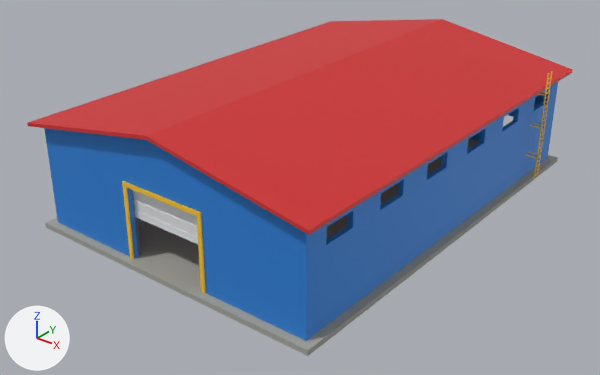
Before and after pictures for a commit that changed the glTF model warehouse-model/warehouse.glb.
Before and after are seen from a 50 mm lens placed at (27.9, -37.1, 22.4), pointed at (-0.1, -2.0, 0.7). The lights are fixed; the arrows at lower left show +X, +Y and +Z. The first picture is the older version. Where no turn or scale is listed for an object, it has been applied to the vertices.

In view in the first picture: 'BackWall_AboveDoor', 'BackWall_LeftOfDoor', 'BackWall_RightOfDoor', 'DoorFrame_Right', 'Floor', 'FrontWall_AboveDoor', 'FrontWall_Gable', 'FrontWall_LeftOfDoor', 'FrontWall_RightOfDoor', 'GarageDoor', 'RightWall_AboveWindows', 'RightWall_BelowWindows', 'RightWall_WindowPost_1', 'RightWall_WindowPost_2', 'RightWall_WindowPost_3', 'RightWall_WindowPost_4', 'RightWall_WindowPost_5', 'RightWall_WindowPost_6', 'RightWall_WindowPost_7', 'RoofLadder', 'Roof_Left', 'Roof_Right' and 3 more.
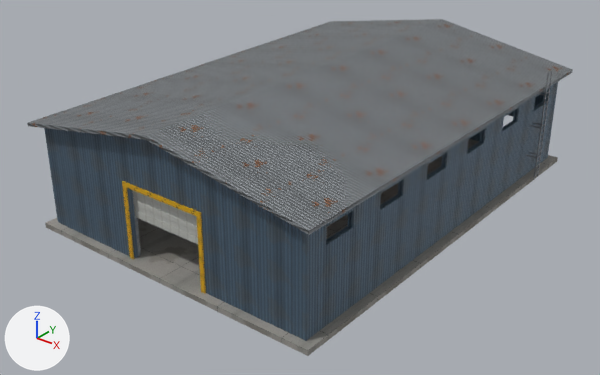
Changed parts and their boxes [x1, y1, x2, y2] in the pictures (600 x 375 px):
'Roof_Right', surface changed (red to grey): [146, 19, 573, 235] in both
'RightWall_BelowWindows', surface changed (darker): [310, 99, 554, 338] in both
'Roof_Left', surface changed (red to grey): [27, 19, 442, 140] in both
'FrontWall_RightOfDoor', surface changed (darker): [196, 181, 311, 341] in both
'FrontWall_LeftOfDoor', surface changed (darker): [44, 128, 138, 259] in both
'FrontWall_Gable', surface changed (darker): [62, 130, 252, 202] in both
'FrontWall_AboveDoor', surface changed (darker): [124, 154, 197, 211] in both
'GarageDoor', surface changed (white to grey): [133, 190, 198, 244] in both
'RightWall_AboveWindows', surface changed: [311, 83, 556, 236] in both
'RightWall_WindowPost_6', surface changed (darker): [348, 194, 381, 228] in both
'RightWall_WindowPost_5', surface changed (darker): [398, 164, 428, 195] in both
'RoofLadder', recoloured: [526, 71, 553, 180] in both
'RightWall_WindowPost_4', surface changed (darker): [441, 140, 468, 168] in both
'RightWall_WindowPost_3', surface changed (darker): [479, 117, 504, 143] in both
'RightWall_WindowPost_7', surface changed (darker): [311, 227, 327, 255] in both
'RightWall_WindowPost_2', surface changed (darker): [513, 98, 535, 122] in both
'BackWall_LeftOfDoor', surface changed: [534, 82, 558, 159] in both
'RightWall_WindowPost_1', surface changed: [543, 85, 556, 103] in both
'BackWall_RightOfDoor', surface changed: [469, 132, 480, 141] in both
'BackWall_AboveDoor', surface changed: [508, 111, 514, 116] in both

The change, as a list of edits to the scene's bpy script:
```text
Add img_garagedoor_normal_jpg:
    img_garagedoor_normal_jpg = load_image('GarageDoor_normal.jpg', '_unpacked/GarageDoor_normal.jpg', 512, 512, 'Non-Color')
Add img_garagedoor_color_jpg:
    img_garagedoor_color_jpg = load_image('GarageDoor_color.jpg', '_unpacked/GarageDoor_color.jpg', 512, 512, 'sRGB')
Add img_roof_normal_jpg:
    img_roof_normal_jpg = load_image('Roof_normal.jpg', '_unpacked/Roof_normal.jpg', 2048, 2048, 'Non-Color')
Add img_roof_color_jpg:
    img_roof_color_jpg = load_image('Roof_color.jpg', '_unpacked/Roof_color.jpg', 2048, 2048, 'sRGB')
Add img_metalwall_normal_jpg:
    img_metalwall_normal_jpg = load_image('MetalWall_normal.jpg', '_unpacked/MetalWall_normal.jpg', 1024, 1024, 'Non-Color')
Add img_metalwall_color_jpg:
    img_metalwall_color_jpg = load_image('MetalWall_color.jpg', '_unpacked/MetalWall_color.jpg', 1024, 1024, 'sRGB')
Change mat_metalwall:
    remove # nodes: BsdfPrincipled, OutputMaterial
    remove # colours: blue #2e86de
    nodes: BsdfPrincipled, NormalMap, OutputMaterial, TexImage x2
    uses the picture img_metalwall_color_jpg
    uses the picture img_metalwall_normal_jpg
Change mat_roof:
    remove # nodes: BsdfPrincipled, OutputMaterial
    remove # colours: red #d63031
    nodes: BsdfPrincipled, NormalMap, OutputMaterial, TexImage x2
    uses the picture img_roof_color_jpg
    uses the picture img_roof_normal_jpg
Change mat_garagedoor:
    where n0 = _N.new('ShaderNodeBsdfPrincipled'); n0.name = 'Principled BSDF'
    remove n0.inputs[0].default_value = (0.871, 0.896, 0.905, 1.0)  # 'Base Color', white #f0f3f4
    n0.inputs[1].default_value: 0.1 -> 0.2  # 'Metallic'
    add n2 = _N.new('ShaderNodeTexImage'); n2.name = 'Image Texture'
    add n2.image = img_garagedoor_color_jpg
    add n3 = _N.new('ShaderNodeNormalMap'); n3.name = 'Normal Map'
    add n3.uv_map = 'UVMap'
    add n4 = _N.new('ShaderNodeTexImage'); n4.name = 'Image Texture.001'
    add n4.image = img_garagedoor_normal_jpg
    add _L.new(n2.outputs[0], n0.inputs[0])  # 'Color' to 'Base Color'
    add _L.new(n3.outputs[0], n0.inputs[5])  # 'Normal' to 'Normal'
    add _L.new(n4.outputs[0], n3.inputs[1])  # 'Color' to 'Color'
Change me_roofladder:
    where me_roofladder.from_pydata(...)  # 240 vertices, 360 faces; spans x -0.39..0.39, y -0.28..0.28, z -3.5..3.5
    remove me_roofladder.materials.append(mat_trim)  # yellow #fdcb2e
    add me_roofladder.materials.append(mat_steel)
```
